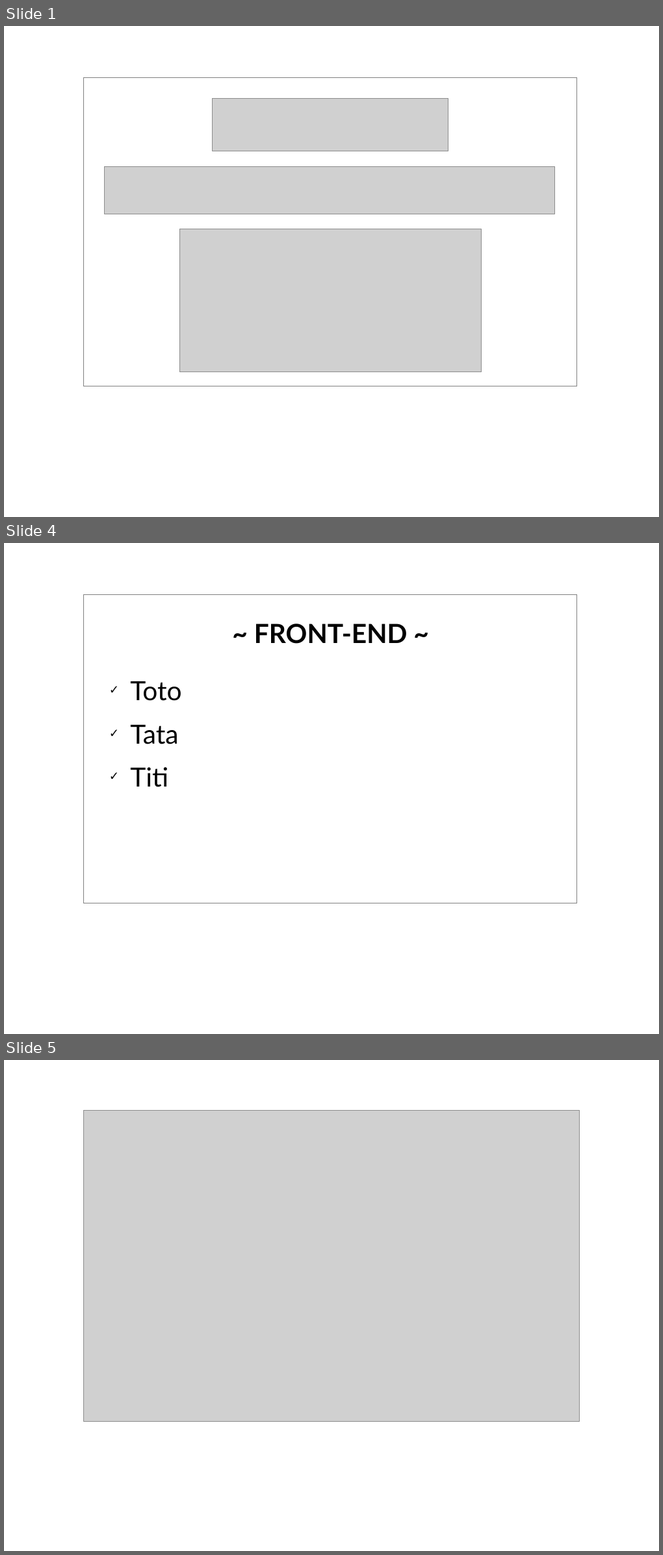
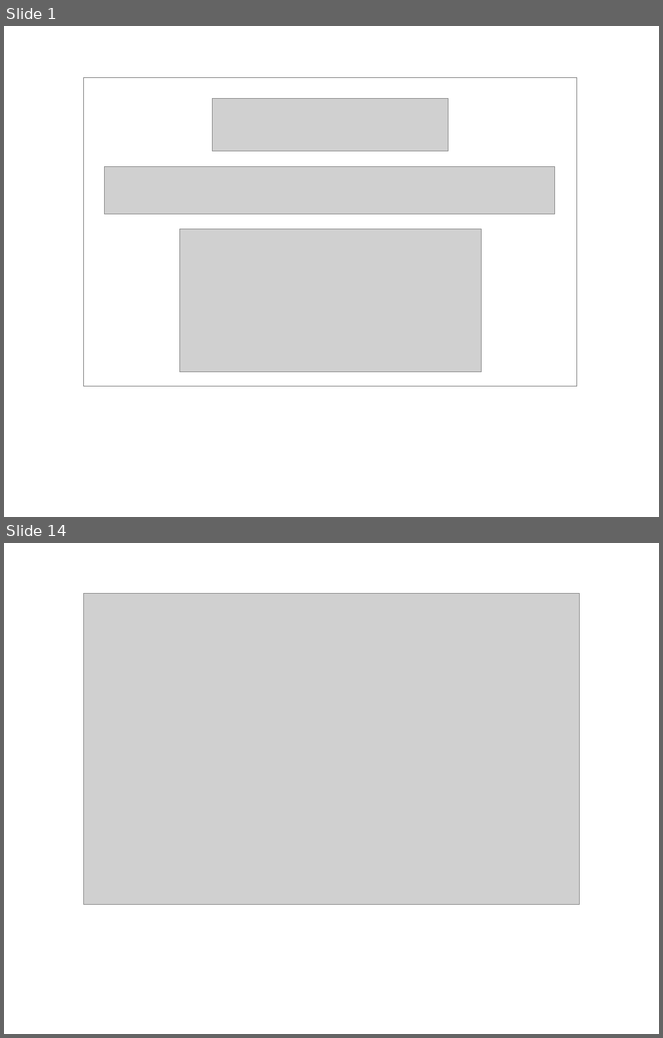
Before and after one commit to Badacadabra/SeriesSearch, a slide deck: presentation/presentation.odp. Shown one above the other, each under a label of ours: slides 1, 4 and 5 before the commit, slides 1 and 14 after it; the slides between them are not shown. The pictures are 663x1555 and 663x1038 pixels, drawn with LibreOffice and Linux fonts; fonts in the diff are those of the drawing; grey boxes stand for pictures; background and template pictures are left out. Boxes give left, top, right and bottom in pixels: in the first picture for what was removed or moved away, otherwise in the second. Text is boxed around its words. In the diff, an @@ line names an element or a change of style, - is before the commit and + after.

```diff
--- a/presentation/presentation.odp
+++ b/presentation/presentation.odp
@@ slide 4 removed at (4, 543, 659, 1034), background picture (left out); not listed: 1 template element that a slide beside it also shows @@
@@ title removed at (254, 624, 408, 644) @@
-~ FRONT-END ~
@@ text removed at (130, 681, 181, 787) @@
-✓ Toto
-✓ Tata
-✓ Titi
@@ what was slide 5 is now slide 14 @@
```
Also in this commit, not shown: 12 slides added, 2 other slides removed, 3 other files.
